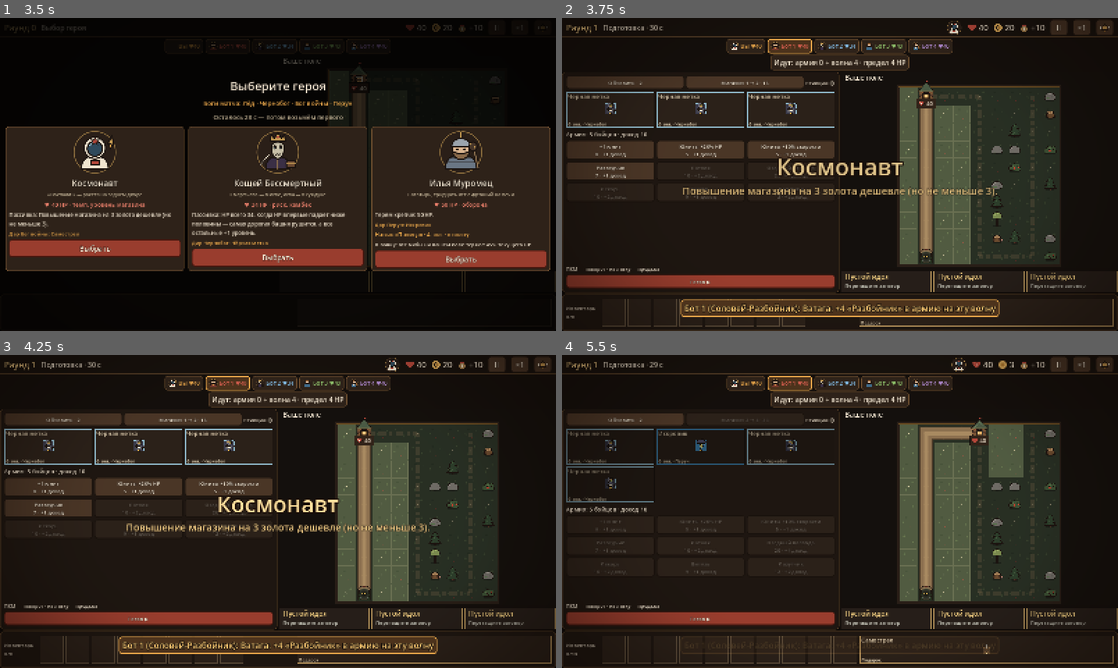
Above: before the commit, frames 1-4 (two rows, left to right).
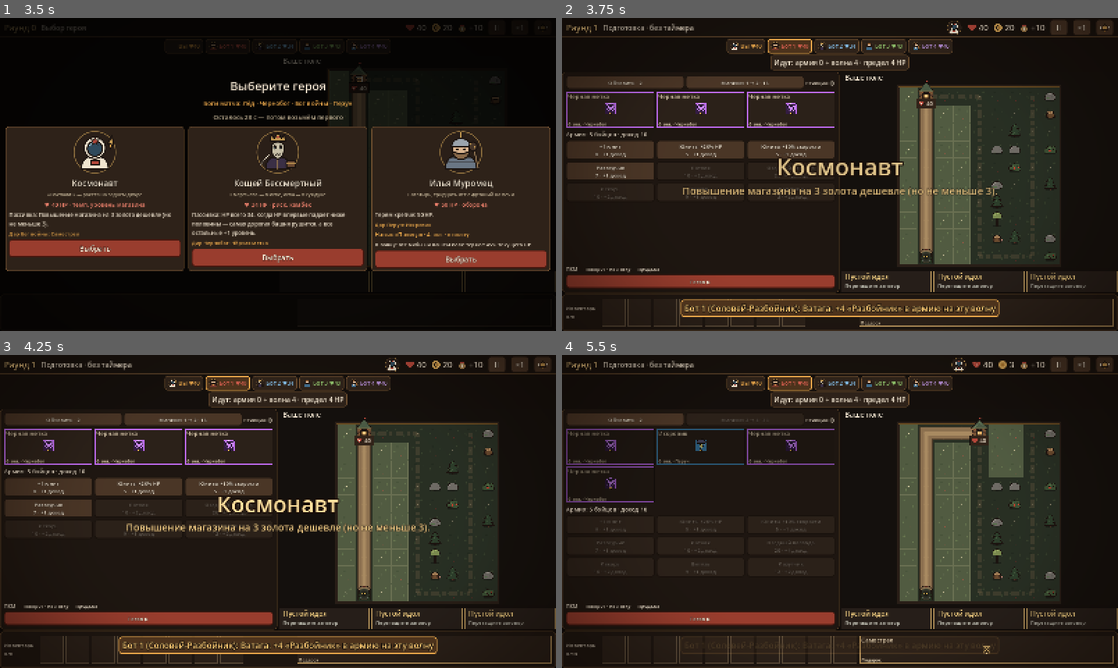
Above: after the commit, the same moments.

Repository: mewin1/godot-game
Game: Godot game, scene res://scenes/main_menu.tscn
Same seed, same stepped clock (60 frames per second), same inputs: the game is played once before the commit and once after it.
Inputs (mouse positions are in pixels of both pictures, inside the frame that each line leads up to):
- Up to frame 1 (3.5 s): click "Играть" at 0.5 s; click "II" at 1.25 s; click "×1" at 2 s; click (544, 27) at 2.77 s
- Up to frame 2 (3.75 s): click "Выбрать" at 3.5 s
- Up to frame 3 (4.25 s): no input
- Up to frame 4 (5.5 s): click "Обновить · 2" at 4.25 s; click "Магазин 1 → 2 · 15" at 5 s

Frame 1 is identical in both runs. In frame 2, 0.8% of the frame differs, in the area x 0-49%, y 1-36%; in frame 3, 0.8%; in frame 4, 0.8%.

Commit message:
Убрать таймер подготовки и развести условные эффекты богов

Diff:
--- /dev/null
+++ b/assets/towers/curse_mark.svg
@@ -0,0 +1 @@
+<svg xmlns="http://www.w3.org/2000/svg" width="96" height="96" viewBox="0 0 96 96"><circle cx="48" cy="48" r="31" fill="#291934" stroke="#d08bfa" stroke-width="5"/><path d="M28 34L48 72L68 34M30 50H66" fill="none" stroke="#d08bfa" stroke-width="7"/><circle cx="48" cy="22" r="5" fill="#edcaff"/></svg>
--- /dev/null
+++ b/assets/towers/war_mark.svg
@@ -0,0 +1 @@
+<svg xmlns="http://www.w3.org/2000/svg" width="96" height="96" viewBox="0 0 96 96"><rect x="17" y="20" width="62" height="62" rx="8" fill="#3a2d1c" stroke="#eac276" stroke-width="5"/><path d="M28 66L65 29M31 29L68 66M58 28H70V40M26 57V71H40" fill="none" stroke="#eac276" stroke-width="7"/></svg>
--- /dev/null
+++ b/assets/towers/wind_mark.svg
@@ -0,0 +1 @@
+<svg xmlns="http://www.w3.org/2000/svg" width="96" height="96" viewBox="0 0 96 96"><path d="M13 30H61Q83 30 78 15Q73 4 60 14M10 46H75Q94 46 86 62Q80 73 68 64M20 65H47Q67 65 61 82Q56 94 45 83" fill="none" stroke="#7de2b8" stroke-width="7" stroke-linecap="round"/></svg>
--- a/data/game_config.tres
+++ b/data/game_config.tres
@@ -180,3 +180,5 @@
 
 gods = Array[StringName]([&"svarog", &"perun", &"water", &"stribog", &"ice", &"curse", &"war"])
 draft_count = 4
+
+prep_requires_ready = true
--- a/data/visuals/towers/bolt.tres
+++ b/data/visuals/towers/bolt.tres
@@ -1,7 +1,7 @@
 [gd_resource type="Resource" script_class="TowerVisual" load_steps=3 format=3]
 
 [ext_resource type="Script" path="res://src/view/visuals/tower_visual.gd" id="1_script"]
-[ext_resource type="Texture2D" path="res://assets/towers/mech_1.svg" id="2_icon"]
+[ext_resource type="Texture2D" path="res://assets/towers/war_mark.svg" id="2_icon"]
 
 [resource]
 script = ExtResource("1_script")
--- a/data/visuals/towers/doom.tres
+++ b/data/visuals/towers/doom.tres
@@ -1,16 +1,16 @@
 [gd_resource type="Resource" script_class="TowerVisual" load_steps=3 format=3]
 
 [ext_resource type="Script" path="res://src/view/visuals/tower_visual.gd" id="1_script"]
-[ext_resource type="Texture2D" path="res://assets/towers/perun.svg" id="2_icon"]
+[ext_resource type="Texture2D" path="res://assets/towers/curse_mark.svg" id="2_icon"]
 
 [resource]
 script = ExtResource("1_script")
 tower_id = &"doom"
 icon = ExtResource("2_icon")
 icon_scale = 1.2
-plate_color = Color(0.227, 0.227, 0.353, 1)
-plate_edge_color = Color(0.847, 0.910, 1.000, 1)
-projectile = 1
-projectile_color = Color(0.847, 0.910, 1.000, 1)
+plate_color = Color(0.20, 0.11, 0.26, 1)
+plate_edge_color = Color(0.75, 0.42, 0.94, 1)
+projectile = 4
+projectile_color = Color(0.75, 0.42, 0.94, 1)
 projectile_seconds = 0.14
-impact_color = Color(0.847, 0.910, 1.000, 1)
+impact_color = Color(0.75, 0.42, 0.94, 1)
--- a/data/visuals/towers/gale.tres
+++ b/data/visuals/towers/gale.tres
@@ -1,7 +1,7 @@
 [gd_resource type="Resource" script_class="TowerVisual" format=3]
 
 [ext_resource type="Script" path="res://src/view/visuals/tower_visual.gd" id="1"]
-[ext_resource type="Texture2D" path="res://assets/towers/stribog.svg" id="2"]
+[ext_resource type="Texture2D" path="res://assets/towers/wind_mark.svg" id="2"]
 
 [resource]
 script = ExtResource("1")
--- a/data/visuals/towers/hex.tres
+++ b/data/visuals/towers/hex.tres
@@ -1,16 +1,16 @@
 [gd_resource type="Resource" script_class="TowerVisual" load_steps=3 format=3]
 
 [ext_resource type="Script" path="res://src/view/visuals/tower_visual.gd" id="1_script"]
-[ext_resource type="Texture2D" path="res://assets/towers/cat.svg" id="2_icon"]
+[ext_resource type="Texture2D" path="res://assets/towers/curse_mark.svg" id="2_icon"]
 
 [resource]
 script = ExtResource("1_script")
 tower_id = &"hex"
 icon = ExtResource("2_icon")
 icon_scale = 1.0
-plate_color = Color(0.227, 0.227, 0.290, 1)
-plate_edge_color = Color(0.561, 0.722, 0.788, 1)
-projectile = 1
-projectile_color = Color(0.561, 0.722, 0.788, 1)
+plate_color = Color(0.20, 0.11, 0.26, 1)
+plate_edge_color = Color(0.75, 0.42, 0.94, 1)
+projectile = 4
+projectile_color = Color(0.75, 0.42, 0.94, 1)
 projectile_seconds = 0.12
-impact_color = Color(0.561, 0.722, 0.788, 1)
+impact_color = Color(0.75, 0.42, 0.94, 1)
--- a/data/visuals/towers/plague.tres
+++ b/data/visuals/towers/plague.tres
@@ -1,16 +1,16 @@
 [gd_resource type="Resource" script_class="TowerVisual" load_steps=3 format=3]
 
 [ext_resource type="Script" path="res://src/view/visuals/tower_visual.gd" id="1_script"]
-[ext_resource type="Texture2D" path="res://assets/towers/belfry.svg" id="2_icon"]
+[ext_resource type="Texture2D" path="res://assets/towers/curse_mark.svg" id="2_icon"]
 
 [resource]
 script = ExtResource("1_script")
 tower_id = &"plague"
 icon = ExtResource("2_icon")
 icon_scale = 1.2
-plate_color = Color(0.353, 0.227, 0.149, 1)
-plate_edge_color = Color(0.949, 0.769, 0.353, 1)
-projectile = 2
-projectile_color = Color(0.949, 0.769, 0.353, 1)
+plate_color = Color(0.20, 0.11, 0.26, 1)
+plate_edge_color = Color(0.75, 0.42, 0.94, 1)
+projectile = 4
+projectile_color = Color(0.75, 0.42, 0.94, 1)
 projectile_seconds = 0.14
-impact_color = Color(0.949, 0.769, 0.353, 1)
+impact_color = Color(0.75, 0.42, 0.94, 1)
--- a/data/visuals/towers/spark.tres
+++ b/data/visuals/towers/spark.tres
@@ -9,6 +9,6 @@
 icon = ExtResource("2")
 plate_color = Color(0.25, 0.52, 0.7, 1)
 plate_edge_color = Color(0.25, 0.52, 0.7, 1)
-projectile = 1
+projectile = 3
 projectile_color = Color(0.25, 0.52, 0.7, 1)
 impact_color = Color(0.25, 0.52, 0.7, 1)
--- a/data/visuals/towers/storm.tres
+++ b/data/visuals/towers/storm.tres
@@ -10,7 +10,7 @@
 icon_scale = 1.2
 plate_color = Color(0.227, 0.227, 0.353, 1)
 plate_edge_color = Color(0.847, 0.910, 1.000, 1)
-projectile = 1
+projectile = 3
 projectile_color = Color(0.847, 0.910, 1.000, 1)
 projectile_seconds = 0.14
 impact_color = Color(0.847, 0.910, 1.000, 1)
--- a/data/visuals/towers/thunder.tres
+++ b/data/visuals/towers/thunder.tres
@@ -9,6 +9,6 @@
 icon = ExtResource("2")
 plate_color = Color(0.25, 0.52, 0.7, 1)
 plate_edge_color = Color(0.25, 0.52, 0.7, 1)
-projectile = 1
+projectile = 3
 projectile_color = Color(0.25, 0.52, 0.7, 1)
 impact_color = Color(0.25, 0.52, 0.7, 1)
--- a/data/visuals/towers/vortex.tres
+++ b/data/visuals/towers/vortex.tres
@@ -1,7 +1,7 @@
 [gd_resource type="Resource" script_class="TowerVisual" format=3]
 
 [ext_resource type="Script" path="res://src/view/visuals/tower_visual.gd" id="1"]
-[ext_resource type="Texture2D" path="res://assets/towers/stribog.svg" id="2"]
+[ext_resource type="Texture2D" path="res://assets/towers/wind_mark.svg" id="2"]
 
 [resource]
 script = ExtResource("1")
--- a/data/visuals/towers/war_engine.tres
+++ b/data/visuals/towers/war_engine.tres
@@ -1,7 +1,7 @@
 [gd_resource type="Resource" script_class="TowerVisual" load_steps=3 format=3]
 
 [ext_resource type="Script" path="res://src/view/visuals/tower_visual.gd" id="1_script"]
-[ext_resource type="Texture2D" path="res://assets/towers/mech_2.svg" id="2_icon"]
+[ext_resource type="Texture2D" path="res://assets/towers/war_mark.svg" id="2_icon"]
 
 [resource]
 script = ExtResource("1_script")
--- a/data/visuals/towers/war_rocket.tres
+++ b/data/visuals/towers/war_rocket.tres
@@ -1,7 +1,7 @@
 [gd_resource type="Resource" script_class="TowerVisual" load_steps=3 format=3]
 
 [ext_resource type="Script" path="res://src/view/visuals/tower_visual.gd" id="1_script"]
-[ext_resource type="Texture2D" path="res://assets/towers/rocket.svg" id="2_icon"]
+[ext_resource type="Texture2D" path="res://assets/towers/war_mark.svg" id="2_icon"]
 
 [resource]
 script = ExtResource("1_script")
--- a/data/visuals/towers/wind.tres
+++ b/data/visuals/towers/wind.tres
@@ -1,7 +1,7 @@
 [gd_resource type="Resource" script_class="TowerVisual" format=3]
 
 [ext_resource type="Script" path="res://src/view/visuals/tower_visual.gd" id="1"]
-[ext_resource type="Texture2D" path="res://assets/towers/stribog.svg" id="2"]
+[ext_resource type="Texture2D" path="res://assets/towers/wind_mark.svg" id="2"]
 
 [resource]
 script = ExtResource("1")
--- a/src/sim/data/game_config.gd
+++ b/src/sim/data/game_config.gd
@@ -52,6 +52,8 @@
 
 @export_group("Время (в тиках)")
 @export var ticks_per_second: int = 20
+## Для живого тестирования: подготовка заканчивается только готовностью людей.
+@export var prep_requires_ready: bool = false
 @export var prep_ticks: int = 800
 ## После стольких тиков волны мобы впадают в ярость (бегут быстрее)...
 @export var wave_max_ticks: int = 1200
--- a/src/sim/match_sim.gd
+++ b/src/sim/match_sim.gd
@@ -156,6 +156,8 @@
 func get_phase_ticks_left() -> int:
 	var total: int = config.wave_max_ticks
 	if phase == Phase.PREP:
+		if config.prep_requires_ready:
+			return 0
 		total = get_prep_ticks()
 	elif phase == Phase.HERO_SELECT:
 		total = config.hero_select_ticks
@@ -254,7 +256,8 @@
 
 func _tick_prep() -> void:
 	phase_tick += 1
-	if phase_tick >= get_prep_ticks() or _are_all_humans_ready():
+	var has_timed_out: bool = not config.prep_requires_ready and phase_tick >= get_prep_ticks()
+	if has_timed_out or _are_all_humans_ready():
 		_start_wave()
 
 
--- a/src/ui/match_hud.gd
+++ b/src/ui/match_hud.gd
@@ -169,6 +169,8 @@
 func _phase_text(sim: MatchSim) -> String:
 	match sim.phase:
 		MatchSim.Phase.PREP:
+			if sim.config.prep_requires_ready:
+				return "Подготовка · без таймера"
 			var ticks_left: float = float(sim.get_phase_ticks_left())
 			var seconds: int = ceili(ticks_left / sim.config.ticks_per_second)
 			return "Подготовка · %d с" % seconds
--- a/src/view/battle_layer.gd
+++ b/src/view/battle_layer.gd
@@ -19,7 +19,8 @@
 ## Моб проявляется из ворот на первых долях клетки пути (в тысячных).
 const FADE_IN_MILLI: float = 400.0
 const HP_TEXT_COLOR: Color = Color(0.94, 0.89, 0.81)
-const SHOT_SOUNDS: Array[StringName] = [&"shot_fire", &"shot_ice", &"shot_mech"]
+const SHOT_SOUNDS: Array[StringName] = [
+	&"shot_fire", &"shot_ice", &"shot_mech", &"shot_mech", &"shot_ice"]
 const STRIKE_COLOR: Color = Color(1.0, 0.85, 0.5)
 const SILENCE_TEXT_COLOR: Color = Color(1.0, 0.55, 0.3)
 const KNOCKBACK_COLOR: Color = Color(0.55, 0.8, 0.35)
@@ -256,6 +257,16 @@
 					point - direction * length * 0.6, point - side]
 			draw_colored_polygon(shard, color)
 			draw_polyline(shard + PackedVector2Array([shard[0]]), Color(0.2, 0.35, 0.45), 1.5)
+		TowerVisual.Projectile.LIGHTNING:
+			var tail: Vector2 = point - direction * _cell_size * 0.55
+			var zigzag: PackedVector2Array = [tail,
+					tail.lerp(point, 0.35) + direction.orthogonal() * _cell_size * 0.12,
+					tail.lerp(point, 0.65) - direction.orthogonal() * _cell_size * 0.12, point]
+			draw_polyline(zigzag, Color(1, 0.92, 0.4), 3.0, true)
+		TowerVisual.Projectile.CURSE:
+			draw_circle(point, _cell_size * 0.16, Color(color, 0.3))
+			draw_arc(point, _cell_size * 0.13, _time * 5, _time * 5 + TAU * 0.8,
+					12, color, 3.0, true)
 		TowerVisual.Projectile.BOLT:
 			var tail: Vector2 = point - direction * _cell_size * 0.4
 			draw_line(tail, point, Color(0.15, 0.1, 0.07), 4.0)
--- a/src/view/visuals/tower_visual.gd
+++ b/src/view/visuals/tower_visual.gd
@@ -3,7 +3,7 @@
 ## Как выглядит вид башни: картинка, цвета плит под фигурой и снаряд.
 ## Связан с TowerData по id — данные симуляции о графике ничего не знают.
 
-enum Projectile { FIREBALL, SHARD, BOLT }
+enum Projectile { FIREBALL, SHARD, BOLT, LIGHTNING, CURSE }
 
 @export var tower_id: StringName = &""
 @export var icon: Texture2D
--- a/tests/unit/test_divine_rework.gd
+++ b/tests/unit/test_divine_rework.gd
@@ -412,6 +412,9 @@
 	var original_space: int = sim.players[0].field.get_buildable_cells().size()
 	var guard: int = 0
 	while sim.round_number < 5 and guard < 2000:
+		if sim.phase == MatchSim.Phase.PREP:
+			for player: PlayerState in sim.players:
+				assert_eq(sim.execute_command(player.index, ReadyCommand.new()), "")
 		sim.tick()
 		guard += 1
 	assert_eq(sim.round_number, 5)
--- /dev/null
+++ b/tests/unit/test_manual_preparation.gd
@@ -0,0 +1,23 @@
+extends GutTest
+## Тестовая игра ждёт человека, бои и боты сохраняют обычный ход.
+
+
+func test_active_game_waits_past_old_deadline_until_ready() -> void:
+	var config: GameConfig = load("res://data/game_config.tres") as GameConfig
+	var sim: MatchSim = MatchSim.new(config, 521, 2, 1)
+	sim.start()
+	for i: int in config.prep_ticks + config.early_prep_ticks:
+		sim.tick()
+	assert_eq(sim.phase, MatchSim.Phase.PREP)
+	assert_eq(sim.round_number, 1)
+	assert_eq(sim.execute_command(0, ReadyCommand.new()), "")
+	sim.tick()
+	assert_eq(sim.phase, MatchSim.Phase.WAVE)
+
+
+func test_bot_only_match_does_not_wait_for_human_button() -> void:
+	var config: GameConfig = load("res://data/game_config.tres") as GameConfig
+	var sim: MatchSim = MatchSim.new(config, 521, 2, 0)
+	sim.start()
+	sim.tick()
+	assert_eq(sim.phase, MatchSim.Phase.WAVE)
Not shown, added: assets/towers/curse_mark.svg.import
Not shown, added: assets/towers/war_mark.svg.import
Not shown, added: assets/towers/wind_mark.svg.import
Not shown, added: tests/unit/test_manual_preparation.gd.uid
Not shown, added: docs/20_gameplay_overnight.md
Not shown, changed: docs/CURRENT_RULES.md
Not shown, changed: memory/CURRENT.md
Not shown, changed: memory/sessions/2026-10-31.md
